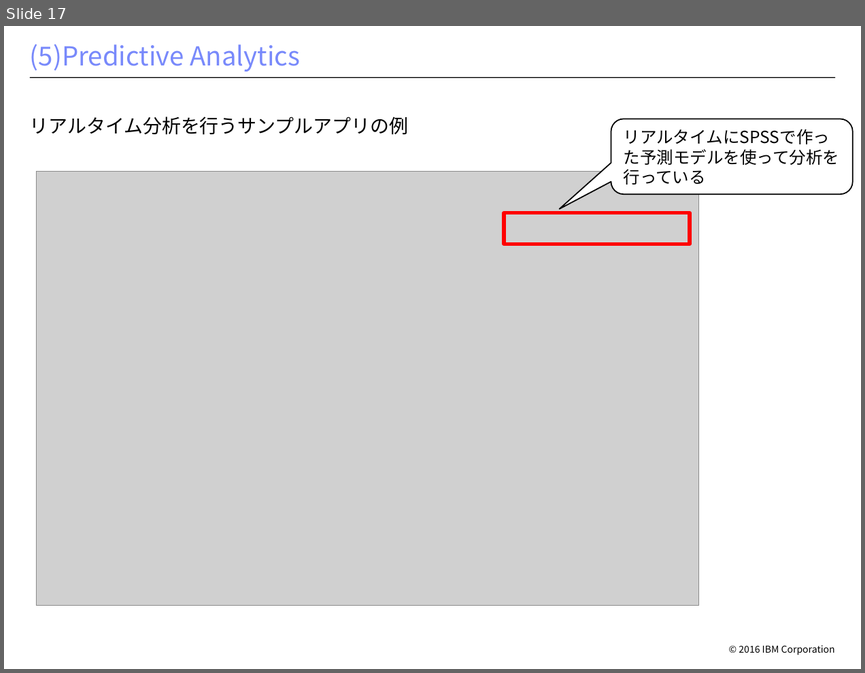
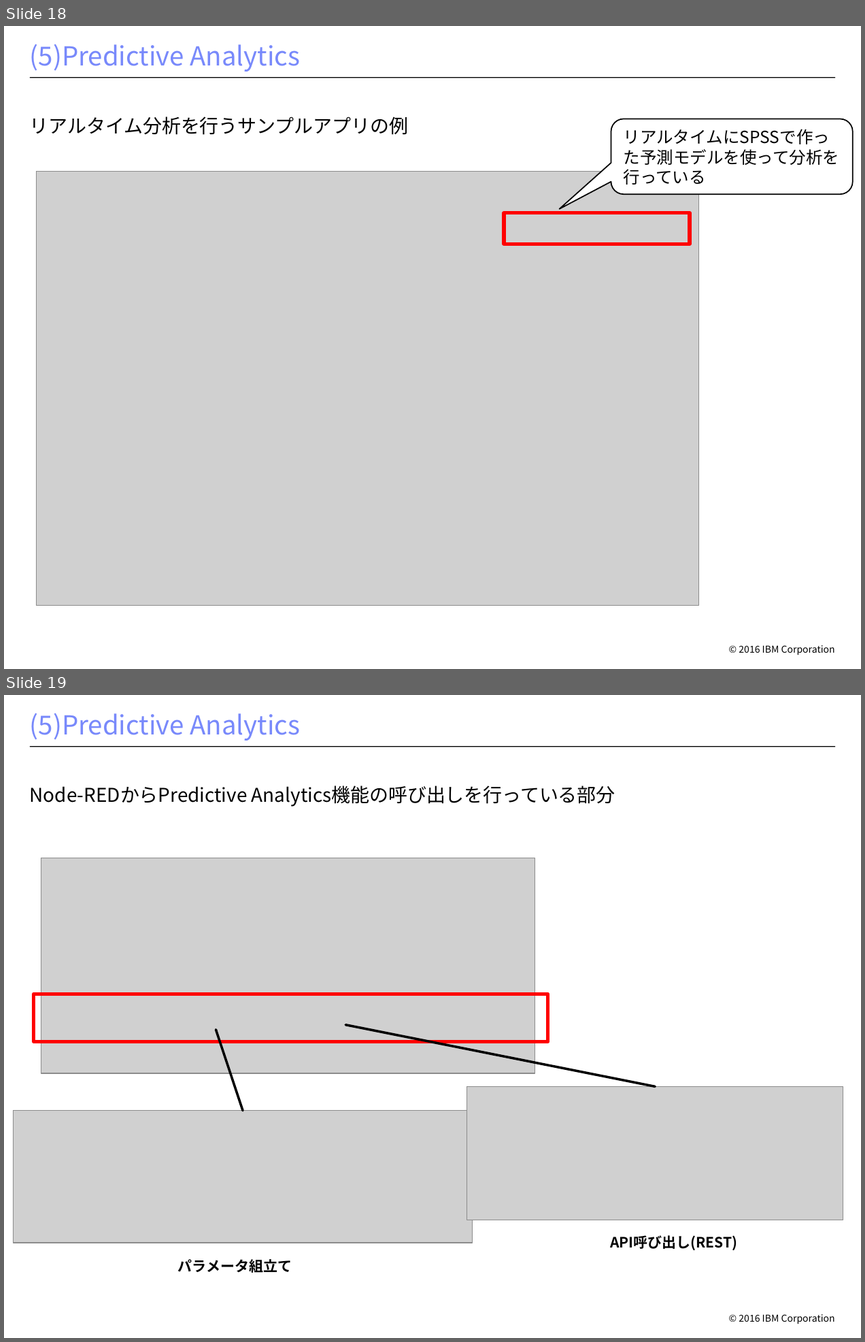
Before and after one commit to makaishi/1_IOT_WORK, a slide deck: bluemix-env/iot-構成雛形.pptx. Shown one above the other, each under a label of ours: slide 17 before the commit, slides 18 and 19 after it. The pictures are 865x673 and 865x1342 pixels, drawn with LibreOffice and Linux fonts; fonts in the diff are those of the drawing; grey boxes stand for pictures; background and template pictures are left out. Boxes give left, top, right and bottom in pixels: in the first picture for what was removed or moved away, otherwise in the second. Text is boxed around its words. In the diff, an @@ line names an element or a change of style, - is before the commit and + after.

```diff
--- a/bluemix-env/iot-構成雛形.pptx
+++ b/bluemix-env/iot-構成雛形.pptx
@@ slide 19 added at [4, 695, 861, 1338], background #FFFFFF; not listed: 2 template elements that a slide beside it also shows @@
@@ title added at [30, 713, 300, 741], 22 pt, text #7889FB @@
+(5)Predictive Analytics
@@ text added at [30, 785, 615, 807], 16 pt, text #000000 @@
+Node-REDからPredictive Analytics機能の呼び出しを行っている部分
@@ picture added at [41, 858, 534, 1073] @@
@@ rectangle added at [34, 994, 548, 1042], outline #FF0000 3 pt @@
@@ line added from (215, 1029) to (243, 1110), #000000 2 pt @@
@@ line added from (346, 1025) to (655, 1087), #000000 2 pt @@
@@ picture added at [466, 1087, 843, 1220] @@
@@ picture added at [14, 1110, 473, 1242] @@
@@ text added at [610, 1235, 737, 1250], 12 pt, text #000000, bold @@
+API呼び出し(REST)
@@ text added at [178, 1259, 292, 1272], 12 pt, text #000000, bold @@
+パラメータ組立て
@@ what was slide 17 is now slide 18 @@
```
Also in this commit, not shown: 1 slide changed, 1 other slide added.
